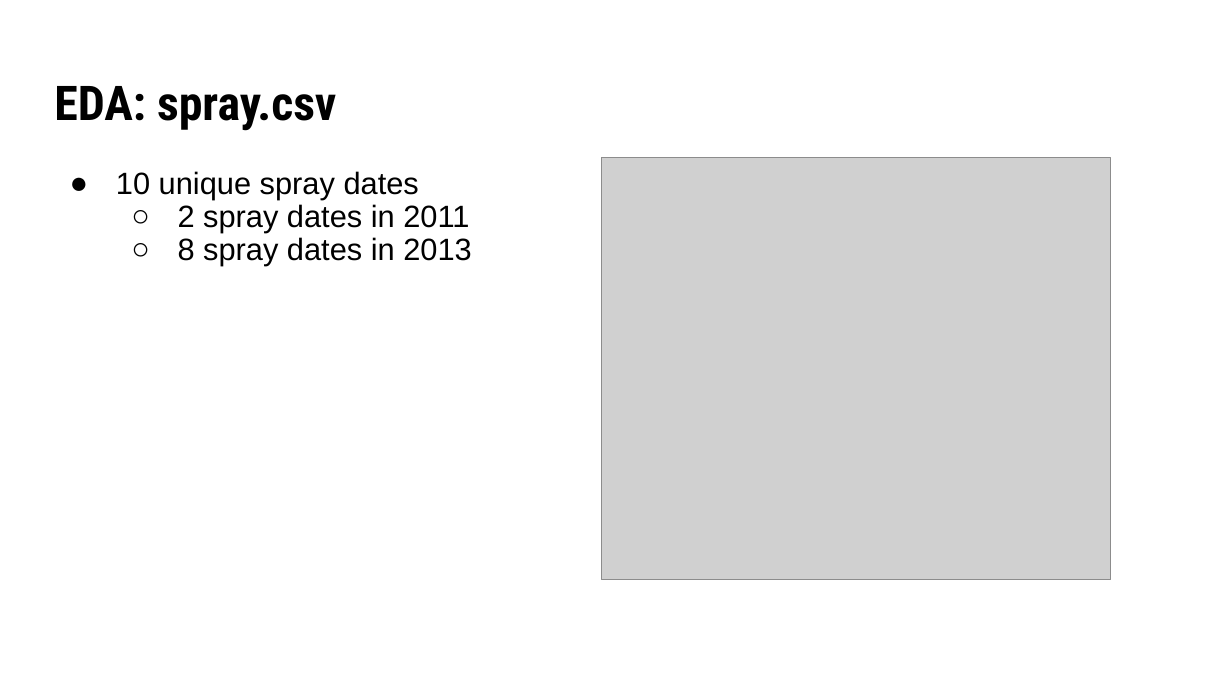
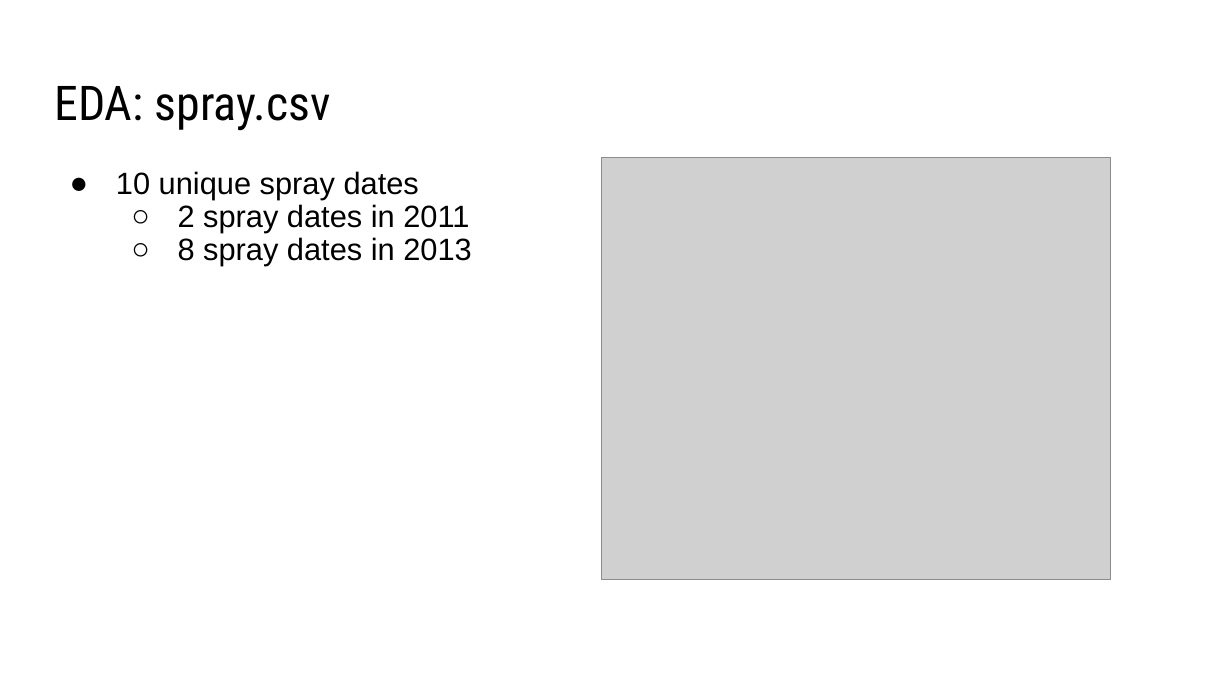
Before and after one commit to zzeniale/West-Nile-Virus-prediction, a slide deck: slide 12 of group_presentation.pptx. Drawn at 1232x693 pixels with LibreOffice and Linux fonts; fonts in the diff are those of the drawing; grey boxes stand for pictures. Boxes give left, top, right and bottom in pixels: in the first picture for what was removed or moved away, otherwise in the second. Text is boxed around its words. In the diff, an @@ line names an element or a change of style, - is before the commit and + after.

```diff
--- a/group_presentation.pptx
+++ b/group_presentation.pptx
@@ title "EDA: spray.csv" at (x1=54, y1=86, x2=331, y2=131): bold off @@
```
Also in this commit, not shown: 11 other slides changed, 3 slides added, 3 slides removed.
